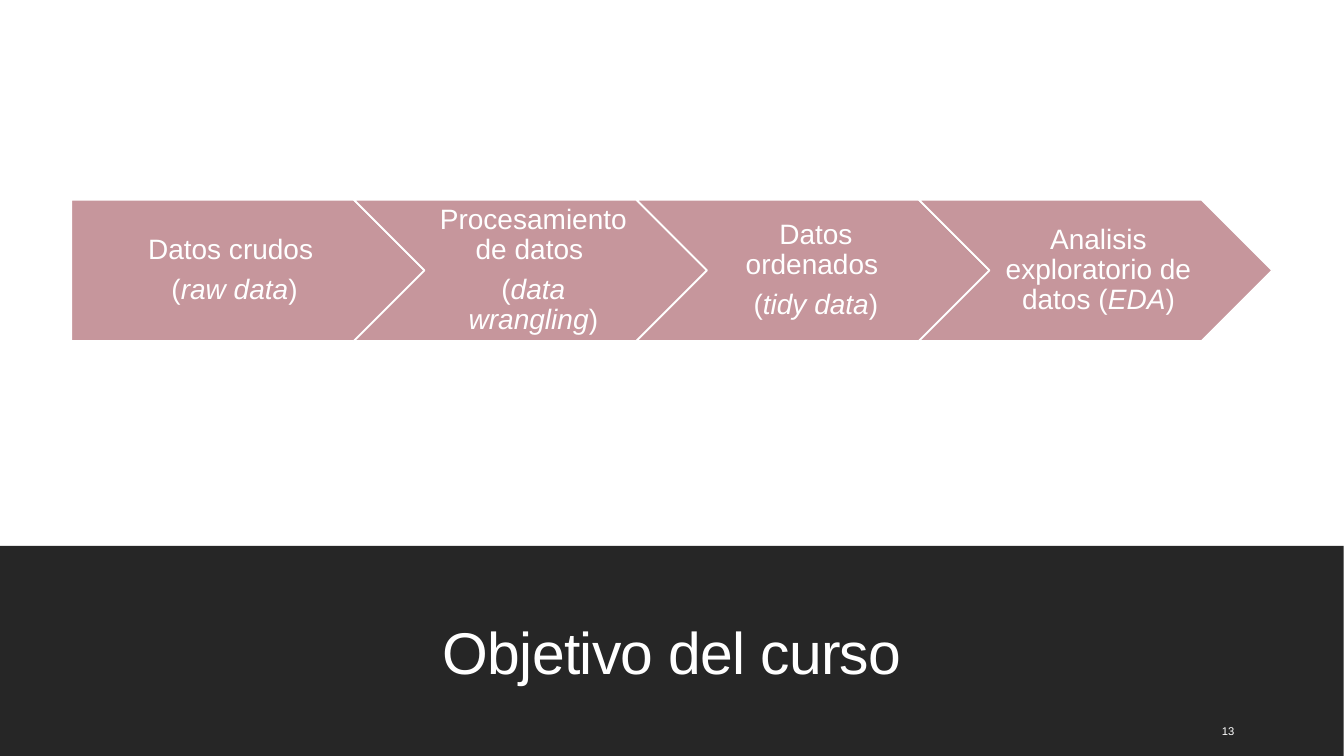
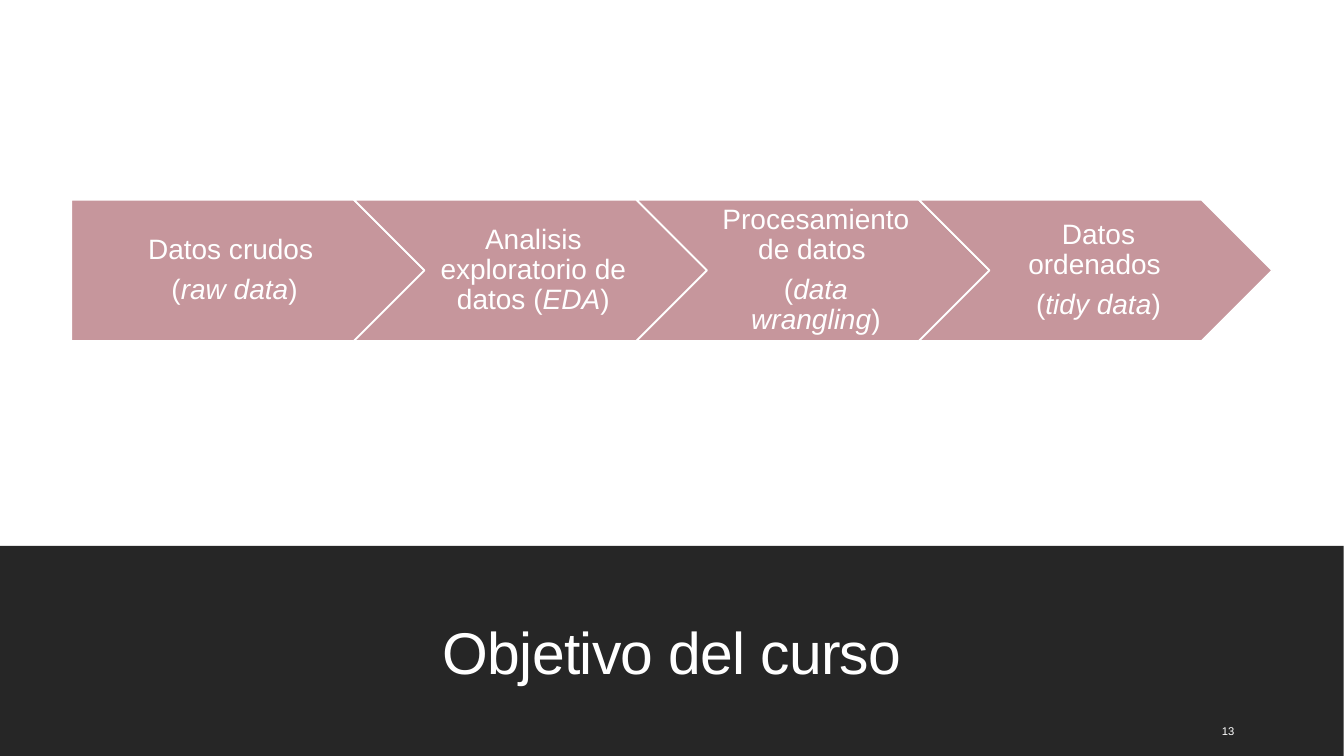
Before and after one commit to mcd-unison/ing-caract, a slide deck: slide 13 of slides/inicial.pptx. Drawn at 1344x756 pixels with LibreOffice and Linux fonts; fonts in the diff are those of the drawing. Boxes give left, top, right and bottom in pixels: in the first picture for what was removed or moved away, otherwise in the second. Text is boxed around its words. In the diff, an @@ line names an element or a change of style, - is before the commit and + after.

```diff
--- a/slides/inicial.pptx
+++ b/slides/inicial.pptx
@@ text "Analisis exploratorio de datos (EDA)": place and size @@
-text "Analisis exploratorio de datos (EDA)" at box(1006, 229, 1191, 314)
+text "Analisis exploratorio de datos (EDA)" at box(441, 229, 626, 314)
@@ text "Procesamiento de datos": place and size @@
-text "Procesamiento de datos" at box(440, 209, 627, 334)
+text "Procesamiento de datos" at box(722, 209, 909, 334)
@@ text "Datos ordenados": place and size @@
-text "Datos ordenados" at box(746, 225, 878, 319)
+text "Datos ordenados" at box(1028, 225, 1161, 319)
```
Also in this commit, not shown: 2 other slides changed, 1 slide added, 1 slide removed, 4 other files.
